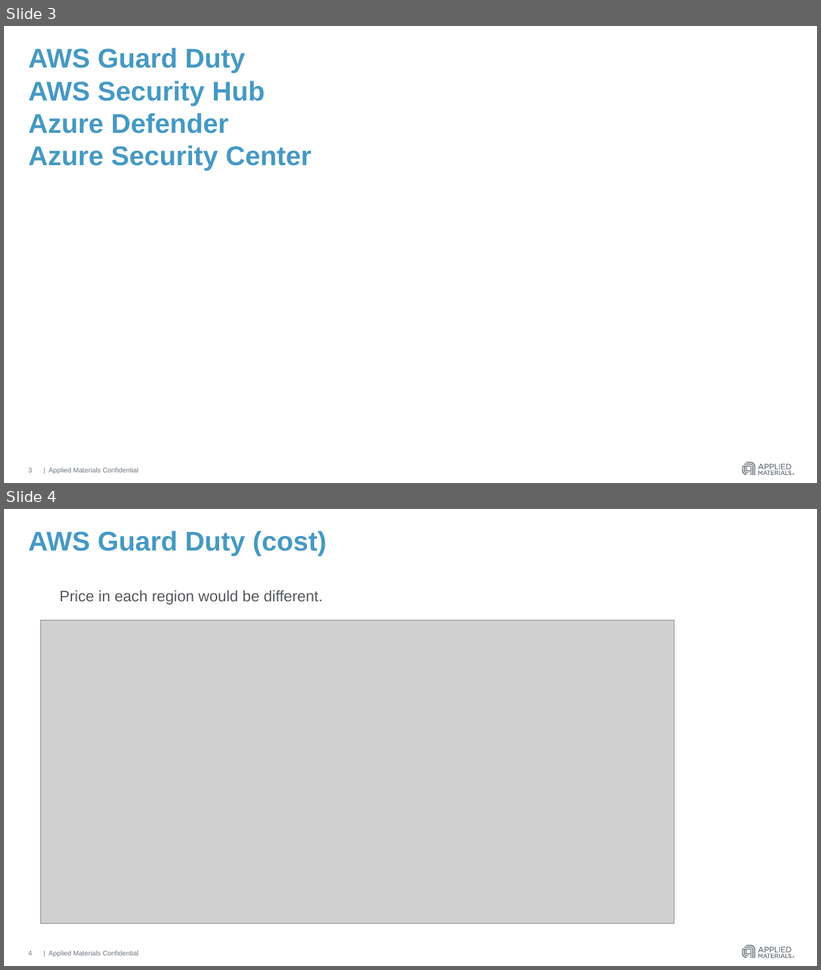
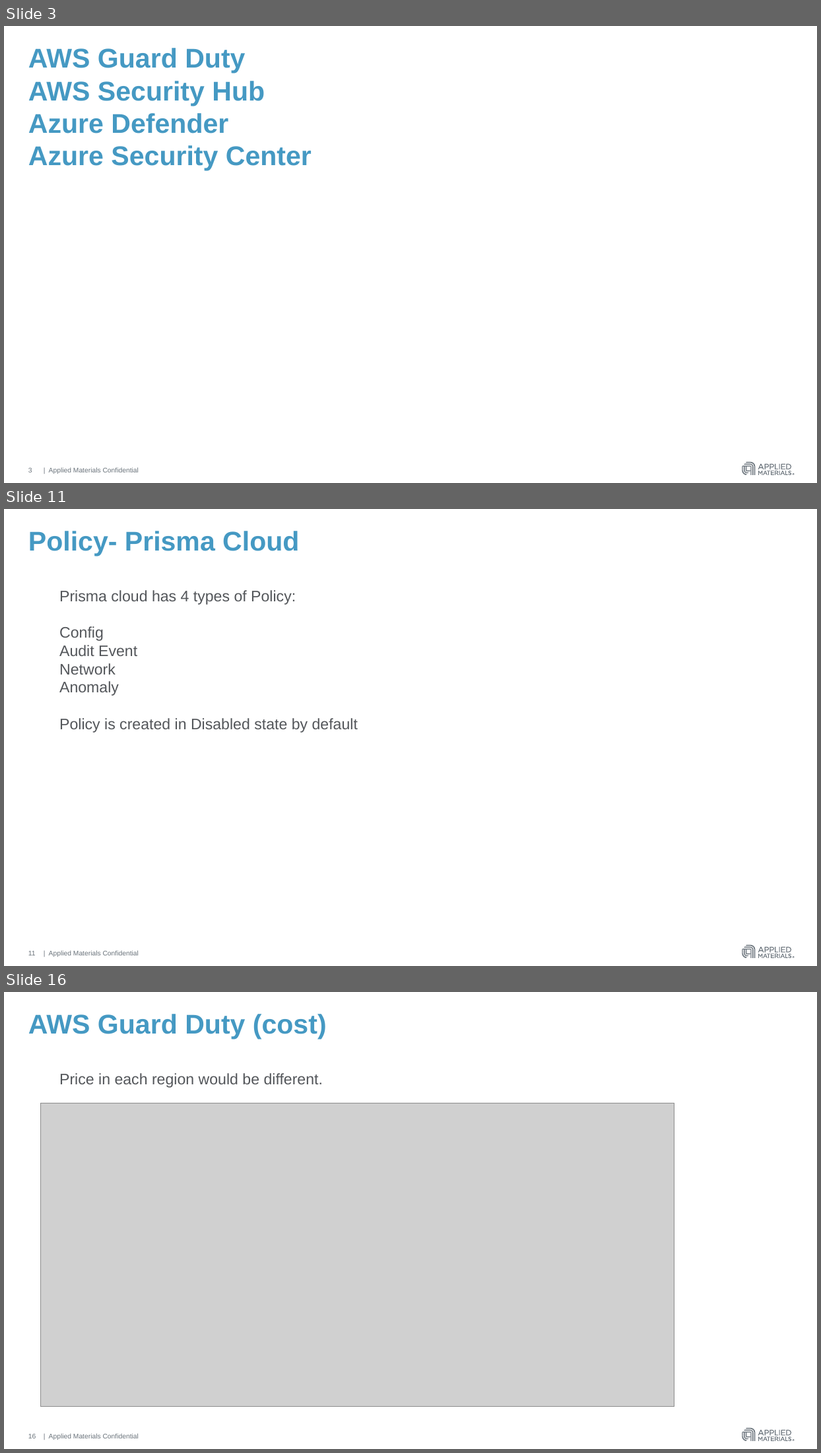
Before and after one commit to hmahajanHM/mytestrepo, a slide deck: AWS Guard Duty & Azure Security Center.pptx. Shown one above the other, each under a label of ours: slides 3 and 4 before the commit, slides 3, 11 and 16 after it; the slides between them are not shown. The pictures are 821x970 and 821x1453 pixels, drawn with LibreOffice and Linux fonts; fonts in the diff are those of the drawing; grey boxes stand for pictures. Boxes give left, top, right and bottom in pixels: in the first picture for what was removed or moved away, otherwise in the second. Text is boxed around its words. In the diff, an @@ line names an element or a change of style, - is before the commit and + after.

```diff
--- a/AWS Guard Duty & Azure Security Center.pptx
+++ b/AWS Guard Duty & Azure Security Center.pptx
@@ slide 11 added at (x1=4, y1=509, x2=817, y2=966), background #FFFFFF; not listed: 4 template elements that a slide beside it also shows @@
@@ title added at (x1=28, y1=531, x2=299, y2=557), 32 pt, text #4599C3, bold @@
+Policy- Prisma Cloud
@@ text added at (x1=59, y1=590, x2=358, y2=733), 18 pt, text #53565A @@
+Prisma cloud has 4 types of Policy:
+Config
+Audit Event
+Network
+Anomaly
+Policy is created in Disabled state by default
@@ page number added at (x1=28, y1=951, x2=36, y2=956), 8 pt, text #6A737B @@
+11
@@ what was slide 4 is now slide 16 @@
@@ page number at (x1=28, y1=1434, x2=36, y2=1439): text changed @@
-4
+16
```
Also in this commit, not shown: 1 slide changed, 12 other slides added.
